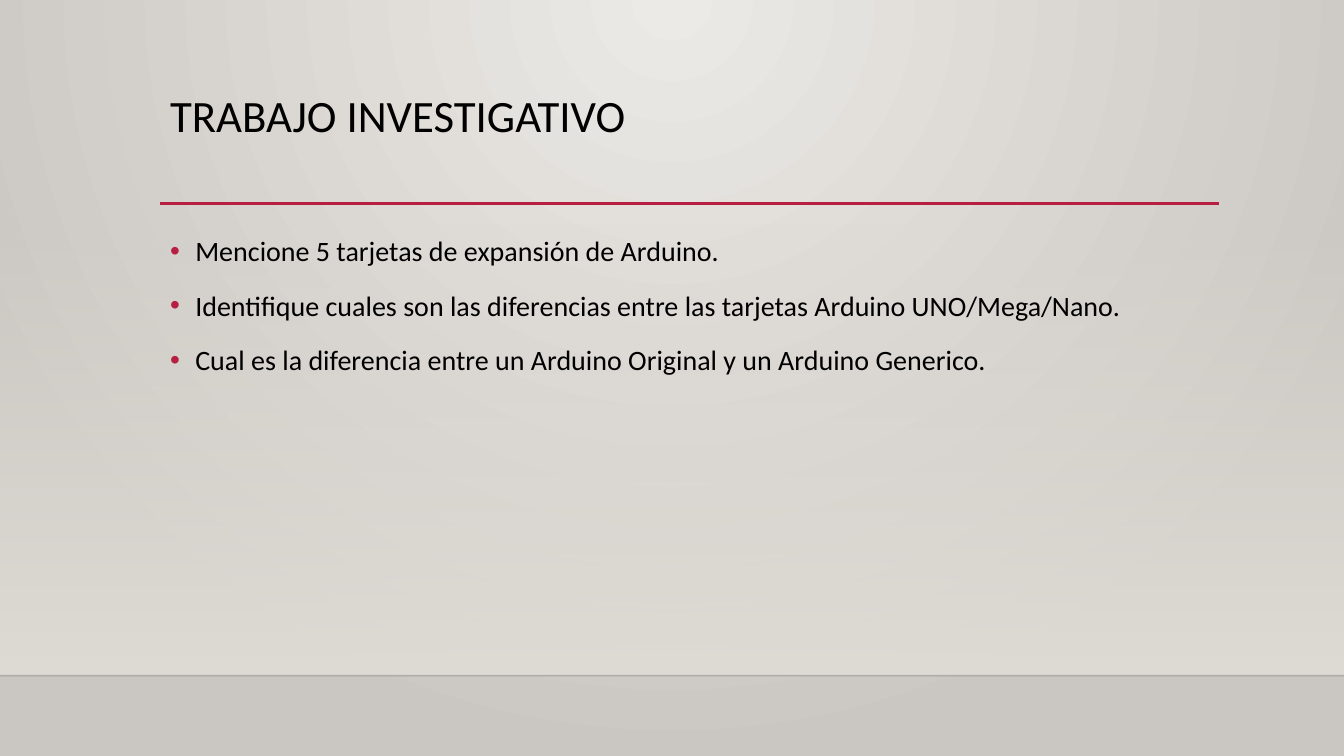
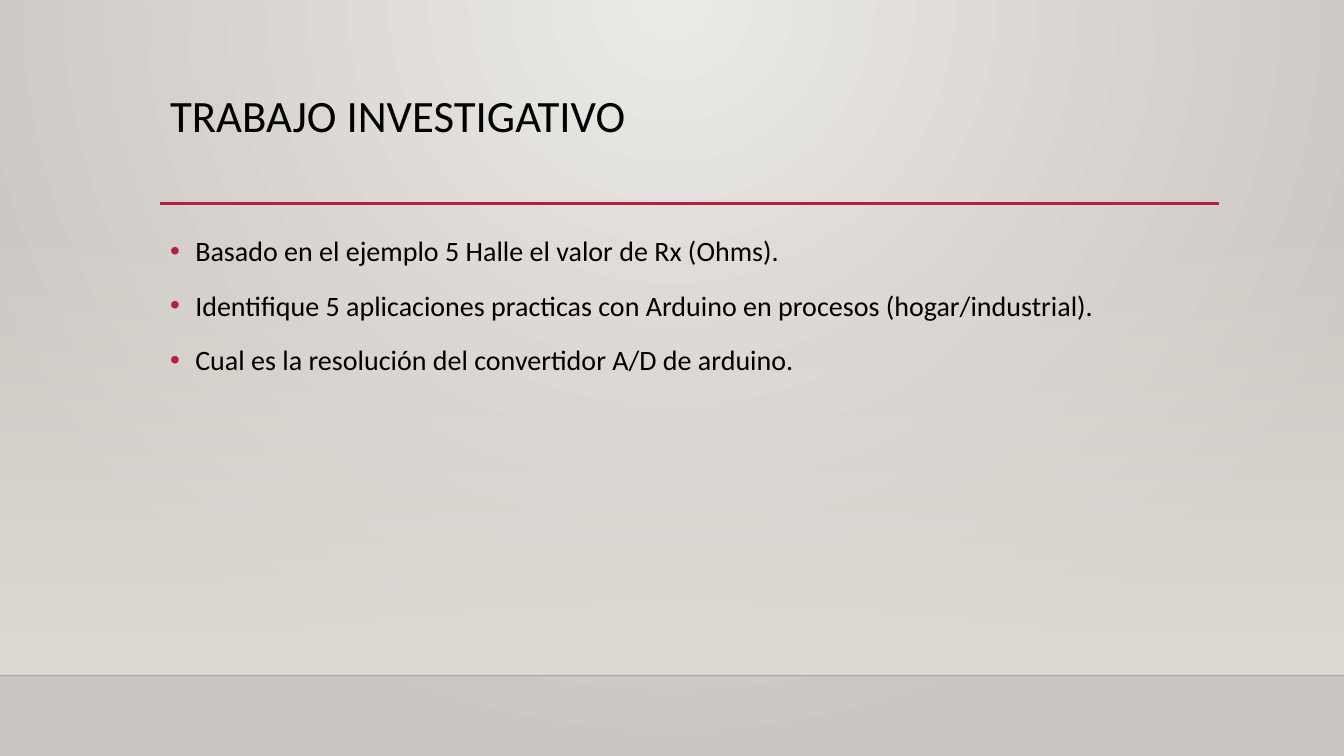
Before and after one commit to miguel5612/01_Curso_Arduino_2019_0_A_100, a slide deck: slide 11 of 02_Viernes30_08_2019/Clase_3.pptx (slide 10 before the commit). Drawn at 1344x756 pixels with LibreOffice and Linux fonts; fonts in the diff are those of the drawing; background and template pictures are left out. Boxes give left, top, right and bottom in pixels: in the first picture for what was removed or moved away, otherwise in the second. Text is boxed around its words. In the diff, an @@ line names an element or a change of style, - is before the commit and + after.

```diff
--- a/02_Viernes30_08_2019/Clase_3.pptx
+++ b/02_Viernes30_08_2019/Clase_3.pptx
@@ text at [195,240,1093,371]: text changed @@
-• Mencione 5 tarjetas de expansión de Arduino.
-• Identifique cuales son las diferencias entre las tarjetas Arduino UNO/Mega/Nano.
-• Cual es la diferencia entre un Arduino Original y un Arduino Generico.
+• Basado en el ejemplo 5 Halle el valor de Rx (Ohms).
+• Identifique 5 aplicaciones practicas con Arduino en procesos (hogar/industrial).
+• Cual es la resolución del convertidor A/D de arduino.
```
Also in this commit, not shown: 1 other slide changed, 4 slides added, 3 slides removed, 12 other files.
